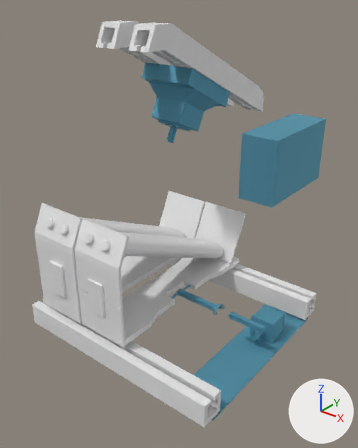
What one commit did to the Blender file ATM SAMPAH Blender/atm sampah v3.1/ATM SAMPAH - v3.1.blend.
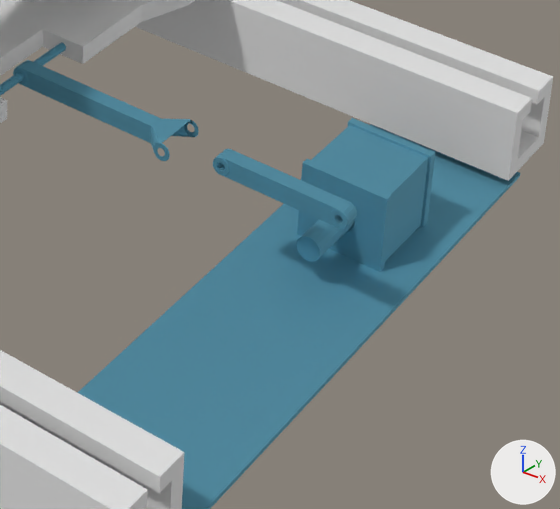
Each version appears first whole from a 50 mm camera at (0.612, -0.75, 1.435) aimed at (-0.009, 0.026, 0.953), and next in a close-up on the part from 48% to 89% of the width and 61% to 90% of the height. The axes (+X, +Y, +Z) are drawn at lower right. The lights are the same throughout.

The older version as bpy lines, for what is in view:
```python
ob_cover_body_002 = bpy.data.objects.new('Cover Body.002', me_cube_004)
ob_cover_body_002.location = (0.195, 0.008, 0.7096)
ob_cover_body_002.rotation_euler = (0.0, 0.0, 3.142)  # degrees (0, 0, 180)
ob_cover_body_002.scale = (0.25, 0.25, 0.65)
ob_cover_body_006 = bpy.data.objects.new('Cover Body.006', me_cube_024)
ob_cover_body_006.location = (0.195, 0.0958, 0.7367)
ob_cover_body_006.rotation_euler = (0.0, 0.0, 3.142)  # degrees (0, 0, 180)
ob_cover_body_006.scale = (0.25, 0.25, 0.65)
ob_cover_body_009 = bpy.data.objects.new('Cover Body.009', me_cube_011)
ob_cover_body_009.location = (0.0599, 0.0121, 0.7861)
ob_cover_body_009.rotation_euler = (0.0, 0.0, -3.142)  # degrees (0, 0, -180)
ob_cover_body_009.scale = (0.0842, 0.25, 0.219)
ob_cover_body_011 = bpy.data.objects.new('Cover Body.011', me_cube_014)
ob_cover_body_011.location = (0.1876, 0.0121, 0.7861)
ob_cover_body_011.rotation_euler = (0.0, 0.0, -3.142)  # degrees (0, 0, -180)
ob_cover_body_011.scale = (0.0842, 0.25, 0.219)
# also in view: 'Conveyor.001' at (-0.028, 0.009, 0.825); 'Cube.003' at (-0.001, 0.21, 0.742); 'Cover Body.005' at (0.195, 0.078, 0.737); 'Cover Body.010' at (0.005, 0.012, 0.786); 'Cube.001' at (-0.001, -0.194, 0.742)
```
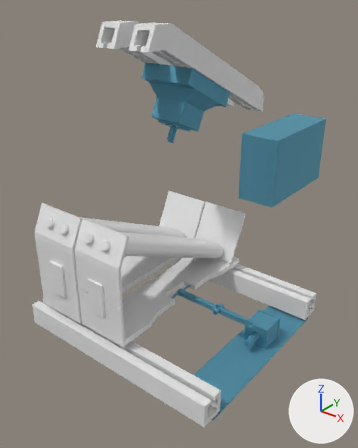
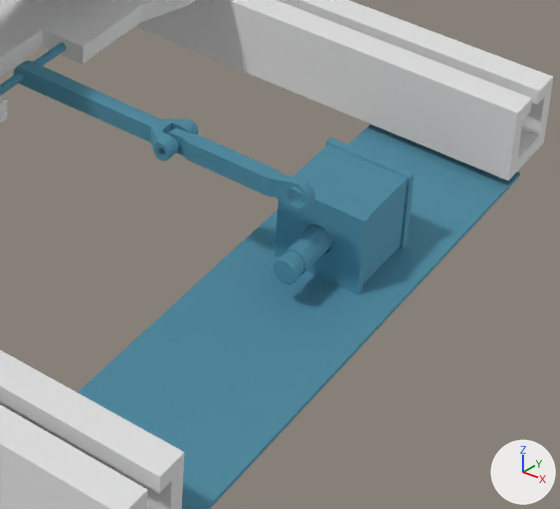
Where the newer file only moved an object's origin or applied its transform, the numbers keep the older frame.

Location of each change, (x1, y1, x2, y2) in pixels of the close-ups (560 x 509 px; the box of a moved part takes in the faces that stretch with it):
'Cover Body.006', moved: before (297, 118, 435, 272); after (274, 138, 414, 295)
'Cover Body.011', reshaped, moved: before (213, 149, 357, 229); after (168, 128, 315, 212)
'Cover Body.009', reshaped: before (13, 60, 199, 161); after (13, 60, 198, 161)
'Cover Body.005', moved: before (296, 220, 354, 262); after (273, 225, 332, 284)
part 1 of me_cube_011, moved or reshaped: before (21, 61, 199, 161); after (95, 94, 198, 161)
part 2 of me_cube_014, added (cyan): after (168, 128, 315, 212)
part 3 of me_cube_014, deleted (cyan): before (213, 149, 357, 229)

What the commit changed:
me_cube_011 is used by ob_cover_body_009; location (0.0599, 0.0121, 0.7861); rotation (0.0, 0.0, -3.142), in degrees (0, 0, -180); scale (0.0842, 0.25, 0.219).
me_cube_011 had 242 vertices, 218 faces, 1 loose edge and spanned x -0.721..0.721, y -0.06..0.06, z -0.027..0.027.
me_cube_011 now has 288 vertices, 280 faces and spans x -0.721..0.721, y -0.059..0.059, z -0.027..0.027.
me_cube_011 part 1: 20 vertices moved from x -0.63..-0.487, y -0.06..0.06, z -0.027..0.027 to x -0.607..-0.487, y -0.059..0.059, z -0.027..0.027; 85 vertices removed from x -0.721..0.0, y -0.06..0.06, z -0.027..0.027; 163 vertices added at x -0.721..-0.473, y -0.059..0.059, z -0.027..0.027.
me_cube_014 is used by ob_cover_body_011; location (0.1876, 0.0121, 0.7861); rotation (0.0, 0.0, -3.142), in degrees (0, 0, -180); scale (0.0842, 0.25, 0.219).
me_cube_014 had 192 vertices, 194 faces and spanned x -0.503..0.526, y -0.021..0.021, z -0.027..0.027.
me_cube_014 now has 264 vertices, 266 faces and spans x -1.069..0.066, y -0.019..0.019, z -0.042..0.042.
me_cube_014 part 2: 264 vertices added at x -1.069..0.066, y -0.019..0.019, z -0.042..0.042.
me_cube_014 part 3: 192 vertices removed from x -0.503..0.526, y -0.021..0.021, z -0.027..0.027.
Object 'Cover Body.006' (ob_cover_body_006) moves from (0.195, 0.0958, 0.7367) to (0.195, 0.0704, 0.7367).
Object 'Cover Body.011' (ob_cover_body_011) moves from (0.1876, 0.0121, 0.7861) to (0.115, 0.0121, 0.7861).
